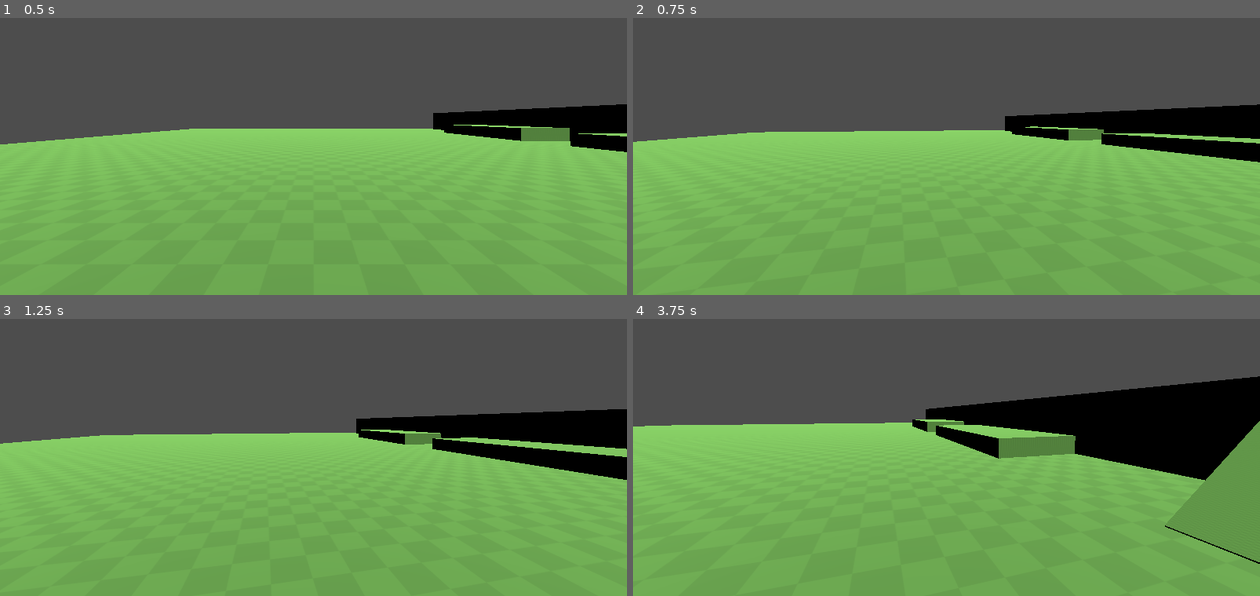
Above: before the commit, frames 1-4 (two rows, left to right).
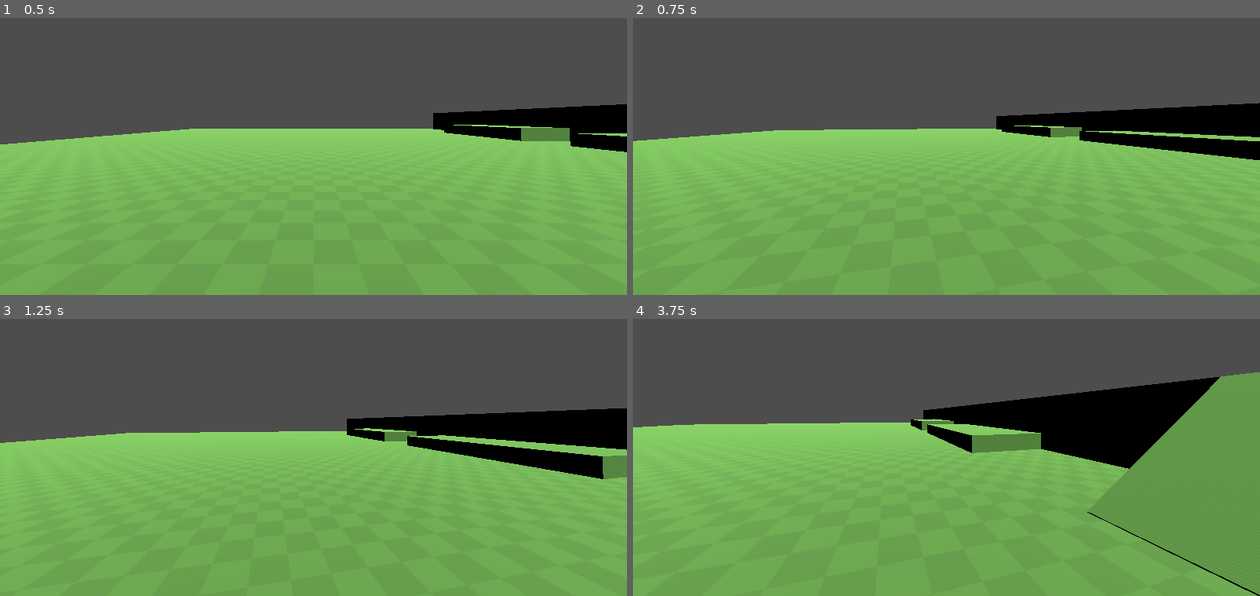
Above: after the commit, the same moments.

Repository: Fs9822d/Game-gaunlet-project
Game: Godot game, scene res://Scenes/Main.tscn
The game is run twice, just before and just after one commit, with the same random seed, the same clock (stepped at 60 frames per second) and the same inputs.
Inputs (mouse positions are in pixels of both pictures, inside the frame that each line leads up to):
- Up to frame 1 (0.5 s): no input
- Up to frame 2 (0.75 s): tap Enter at 0.5 s; move the mouse to (977, 117) at 0.52 s; hold D (Right) from 0.53 s (still down); hold Shift (Sprint, bound only after the commit) from 0.53 s (still down)
- Up to frame 3 (1.25 s): keep holding D (Right); keep holding Shift (Sprint, bound only after the commit); tap Space (Jump) at 0.77 s
- Up to frame 4 (3.75 s): move the mouse to (915, 421) at 1.27 s; release D (Right) at 1.28 s; release Shift (Sprint, bound only after the commit) at 1.28 s; hold S (Back) 1.28-2.03 s; tap W (Front) at 1.35 s; tap Space (Jump) at 1.52, 3.02 s; tap Shift (Sprint, bound only after the commit) at 1.55, 2.3, 2.85 s; move the mouse to (959, 413) at 2.02 s; hold E (Interact) 2.03-2.78 s; hold D (Right) 2.03-3.53 s; move the mouse to (940, 424) at 2.77 s; move the mouse to (990, 424) at 3.52 s; hold A (Left) from 3.53 s (still down); hold Shift (Sprint, bound only after the commit) from 3.53 s (still down)

Frame 1 is identical in both runs. In frame 2, 1.3% of the frame differs, in the area x 0-100%, y 30-53%; in frame 3, 1.5%; in frame 4, 8.1%, in the area x 0-100%, y 19-100%.

Commit message:
Sprint Done

Diff:
--- a/Scripts/player.gd
+++ b/Scripts/player.gd
@@ -14,6 +14,7 @@
 	Moving,
 	Jumping,
 	Falling,
+	Sprint,
 	Idle
 }
 
@@ -22,13 +23,20 @@
 var default_camera_x: float = 0.0
 var bob_tween_y: Tween
 var bob_tween_x: Tween
+var fov_tween: Tween
 var is_bobbing: bool = false
+var active_bob_speed: float = 0.0
+var default_fov: float = 70.0
+var base_move_speed: float = move_speed
+var is_sprinting: bool = false
 
 func _ready() -> void:
 	Input.mouse_mode = Input.MOUSE_MODE_CAPTURED
 	if camera:
 		default_camera_y = camera.position.y
 		default_camera_x = camera.position.x
+		default_fov = camera.fov
+		base_move_speed = move_speed
 
 func _input(event: InputEvent) -> void:
 	if event is InputEventMouseMotion:
@@ -39,6 +47,29 @@
 
 func _physics_process(delta: float) -> void:
 	move(delta)
+	sprint(delta)
+
+func sprint(delta: float) -> void:
+	if Input.is_action_pressed("Sprint"):
+		if not is_sprinting:
+			is_sprinting = true
+			# Apply sprint multipliers
+			move_speed = base_move_speed * 1.25
+			if camera:
+				if fov_tween and fov_tween.is_valid():
+					fov_tween.kill()
+				fov_tween = create_tween()
+				fov_tween.tween_property(camera, "fov", default_fov * 1.1, 0.2).set_trans(Tween.TRANS_SINE).set_ease(Tween.EASE_OUT)
+	else:
+		if is_sprinting:
+			is_sprinting = false
+			# Revert to defaults
+			move_speed = base_move_speed
+			if camera:
+				if fov_tween and fov_tween.is_valid():
+					fov_tween.kill()
+				fov_tween = create_tween()
+				fov_tween.tween_property(camera, "fov", default_fov, 0.2).set_trans(Tween.TRANS_SINE).set_ease(Tween.EASE_OUT)
 
 func jump() -> void:
 	if Input.is_action_just_pressed("Jump") and is_on_floor():
@@ -77,7 +108,10 @@
 	else:
 		var horizontal_velocity := Vector2(velocity.x, velocity.z)
 		if horizontal_velocity.length() > 0.1:
-			current_state = State.Moving
+			if is_sprinting:
+				current_state = State.Sprint
+			else:
+				current_state = State.Moving
 		else:
 			current_state = State.Idle
 
@@ -97,12 +131,14 @@
 	if not camera:
 		return
 
-	if current_state == State.Moving:
-		if not is_bobbing:
+	if current_state == State.Moving or current_state == State.Sprint:
+		var target_bob_speed := bob_speed * (1.5 if current_state == State.Sprint else 1.0)
+		if not is_bobbing or active_bob_speed != target_bob_speed:
 			is_bobbing = true
+			active_bob_speed = target_bob_speed
 			_kill_bob_tweens()
 
-			var step := 0.25 / bob_speed
+			var step := 0.25 / target_bob_speed
 			var bob_x := bob_height
 
 			# Y axis: up -> down -> origin (1 cycle = 4 steps), loops forever
@@ -120,6 +156,7 @@
 	else:
 		if is_bobbing:
 			is_bobbing = false
+			active_bob_speed = 0.0
 			_kill_bob_tweens()
 
 			# Smoothly return camera to default position
--- a/project.godot
+++ b/project.godot
@@ -15,12 +15,13 @@
 config/features=PackedStringArray("4.6", "Mobile")
 config/icon="res://icon.svg"
 
+[dotnet]
+
+project/assembly_name="Game Gaunlet Project"
+
 [global_group]
 
 Pickable=""
-[dotnet]
-
-project/assembly_name="Game Gaunlet Project"
 
 [input]
 
@@ -54,6 +55,11 @@
 "events": [Object(InputEventKey,"resource_local_to_scene":false,"resource_name":"","device":-1,"window_id":0,"alt_press …(192 unchanged characters)…
 ]
 }
+Sprint={
+"deadzone": 0.2,
+"events": [Object(InputEventKey,"resource_local_to_scene":false,"resource_name":"","device":-1,"window_id":0,"alt_pressed":false,"shift_pressed":false,"ctrl_pressed":false,"meta_pressed":false,"pressed":false,"keycode":0,"physical_keycode":4194325,"key_label":0,"unicode":0,"location":0,"echo":false,"script":null)
+]
+}
 
 [layer_names]
 
